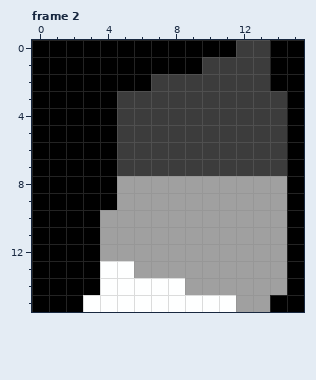
File history of a pixel-art file, art/sprite_tiles/broadsword_east_2.aseprite. This is how it looked before the edit.
16x16 pixels, 4 frames. Shown: frame 2.
The result:
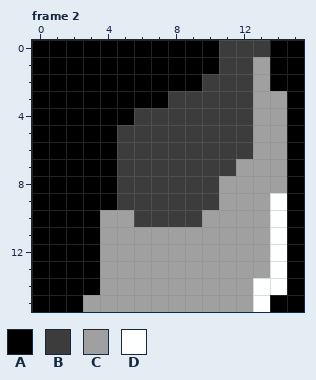
Palette (. is transparent): A #000000  B #3c3c3c  C #a0a0a0  D #feffff
Difference:
{"where": "frame 2"}
{"frame":2,"y":0,"x":11,"old":"A","new":"B"}
{"frame":2,"y":1,"x":10,"old":"B","new":"A"}
{"frame":2,"y":1,"x":13,"old":"B","new":"C"}
{"frame":2,"y":2,"x":7,"old":"BBB","new":"AAA"}
{"frame":2,"y":2,"x":13,"old":"B","new":"C"}
{"frame":2,"y":3,"x":5,"old":"BBB","new":"AAA"}
{"frame":2,"y":3,"x":13,"old":"BB","new":"CC"}
{"frame":2,"y":4,"x":5,"old":"B","new":"A"}
{"frame":2,"y":4,"x":13,"old":"BB","new":"CC"}
{"frame":2,"y":5,"x":13,"old":"BB","new":"CC"}
{"frame":2,"y":6,"x":13,"old":"BB","new":"CC"}
{"frame":2,"y":7,"x":12,"old":"BBB","new":"CCC"}
{"frame":2,"y":8,"x":5,"old":"CCCCCC","new":"BBBBBB"}
{"frame":2,"y":9,"x":5,"old":"CCCCCC","new":"BBBBBB"}
{"frame":2,"y":9,"x":14,"old":"C","new":"D"}
{"frame":2,"y":10,"x":6,"old":"CCCC","new":"BBBB"}
{"frame":2,"y":10,"x":14,"old":"C","new":"D"}
{"frame":2,"y":11,"x":14,"old":"C","new":"D"}
{"frame":2,"y":12,"x":14,"old":"C","new":"D"}
{"frame":2,"y":13,"x":4,"old":"DD","new":"CC"}
{"frame":2,"y":13,"x":14,"old":"C","new":"D"}
{"frame":2,"y":14,"x":4,"old":"DDDDD","new":"CCCCC"}
{"frame":2,"y":14,"x":13,"old":"CC","new":"DD"}
{"frame":2,"y":15,"x":3,"old":"DDDDDDDDD","new":"CCCCCCCCC"}
{"frame":2,"y":15,"x":13,"old":"C","new":"D"}
{"label":"changed","picture_box":[83,40,287,312]}
